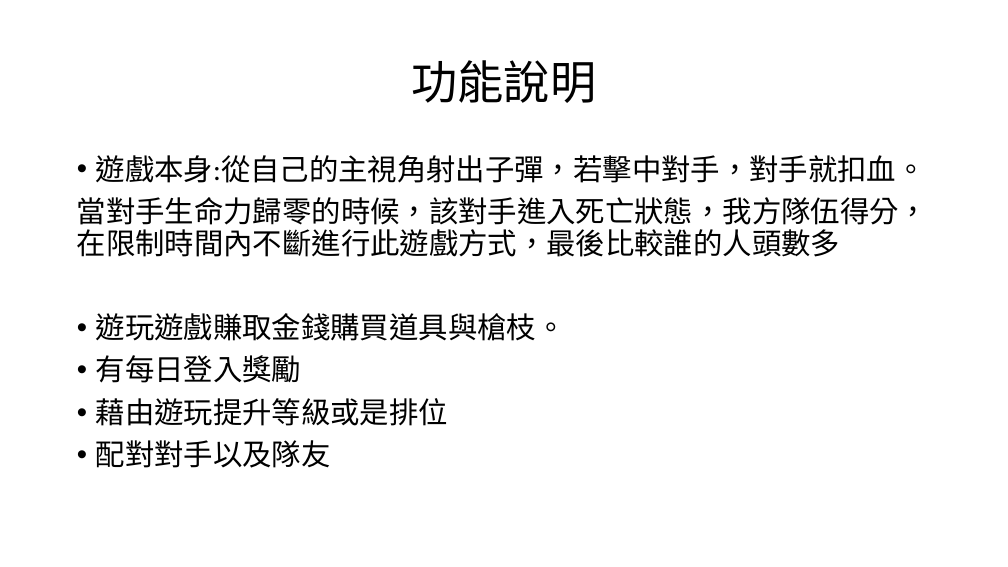
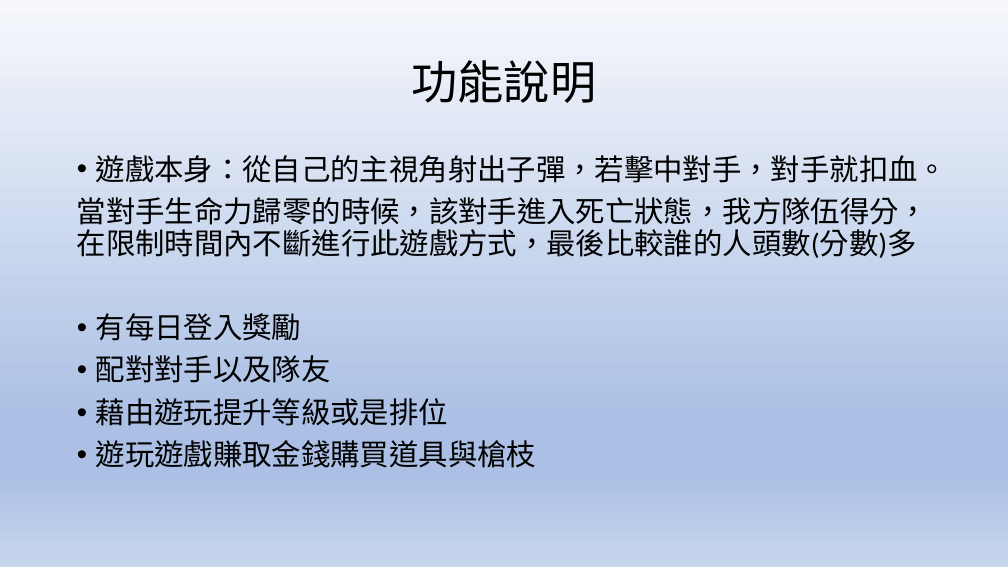
Before and after one commit to kewen0604/107_SE_Team2, a slide deck: slide 8 of 軟體工程期末專題報告.pptx. Drawn at 1008x567 pixels with LibreOffice and Linux fonts; fonts in the diff are those of the drawing. Boxes give left, top, right and bottom in pixels: in the first picture for what was removed or moved away, otherwise in the second. Text is boxed around its words. In the diff, an @@ line names an element or a change of style, - is before the commit and + after.

```diff
--- a/軟體工程期末專題報告.pptx
+++ b/軟體工程期末專題報告.pptx
@@ background #FFFFFF to gradient #F6F8FC to #ABC0E4 to #C7D5ED @@
@@ text at (x1=77, y1=155, x2=947, y2=258): text changed @@
-• 遊戲本身:從自己的主視角射出子彈，若擊中對手，對手就扣血。
-當對手生命力歸零的時候，該對手進入死亡狀態，我方隊伍得分，在限制時間內不斷進行此遊戲方式，最後比較誰的人頭數多
-• 遊玩遊戲賺取金錢購買道具與槍枝。
+• 遊戲本身：從自己的主視角射出子彈，若擊中對手，對手就扣血。
+當對手生命力歸零的時候，該對手進入死亡狀態，我方隊伍得分，在限制時間內不斷進行此遊戲方式，最後比較誰的人頭數(分數)多
@@ text at (x1=96, y1=355, x2=331, y2=383): paragraph added @@
+• 配對對手以及隊友
@@ text at (x1=96, y1=440, x2=536, y2=468): text changed @@
-• 配對對手以及隊友
+• 遊玩遊戲賺取金錢購買道具與槍枝
```
Also in this commit, not shown: 16 other slides changed.
